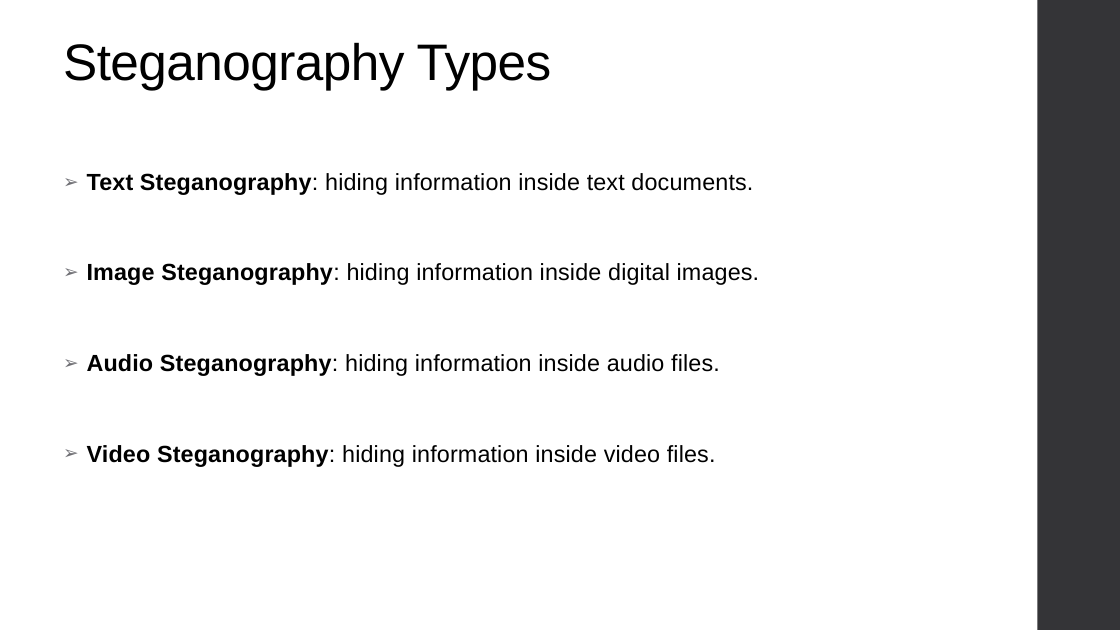
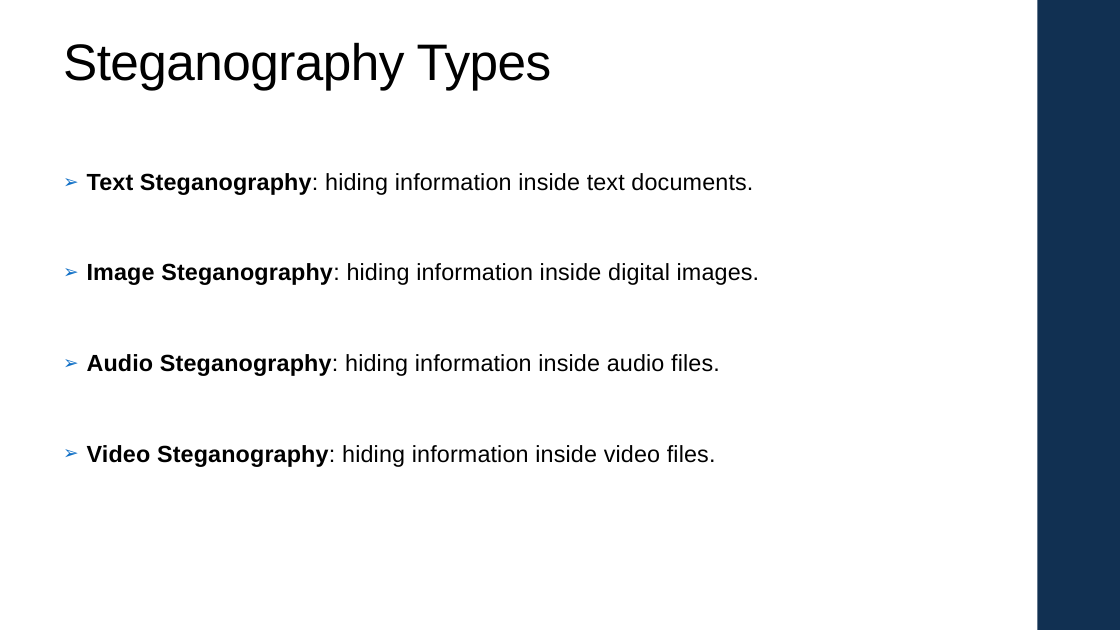
Before and after one commit to shima3021/CEP146-Project1, a slide deck: slide 3 of steganographySlides.pptx. Drawn at 1120x630 pixels with LibreOffice and Linux fonts; fonts in the diff are those of the drawing. Boxes give left, top, right and bottom in pixels: in the first picture for what was removed or moved away, otherwise in the second. Text is boxed around its words. In the diff, an @@ line names an element or a change of style, - is before the commit and + after.

Commit message:
Changing the slides color tone

```diff
--- a/steganographySlides.pptx
+++ b/steganographySlides.pptx
@@ rectangle at <box>1038,0,1120,630</box>: fill #353537 to #113052 @@
@@ text "Text Steganography: hiding information inside ..." at <box>87,173,760,467</box>: bullet colour #6F6F74 to #0F6FC6 @@
```
Also in this commit, not shown: 4 other slides changed.
